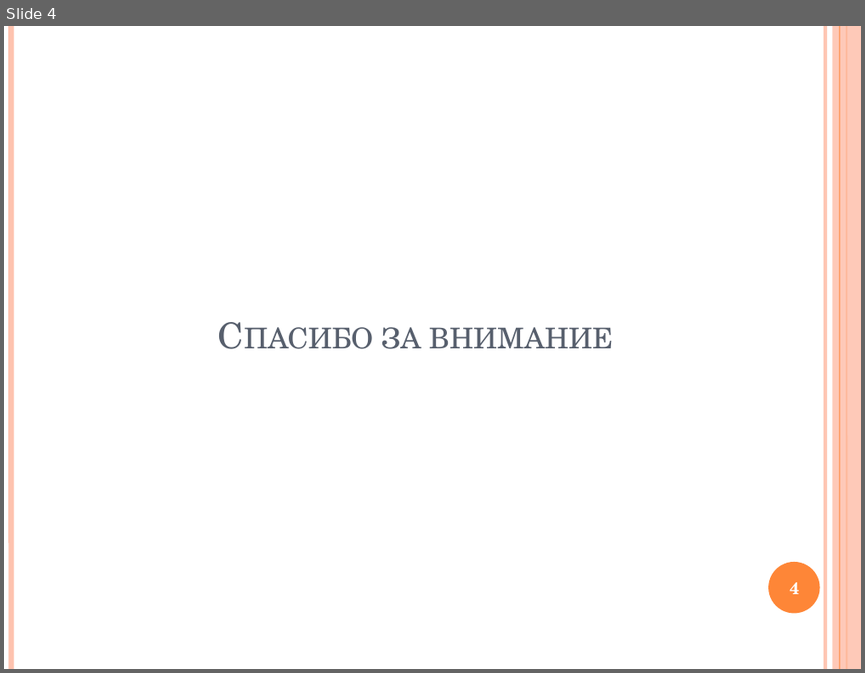
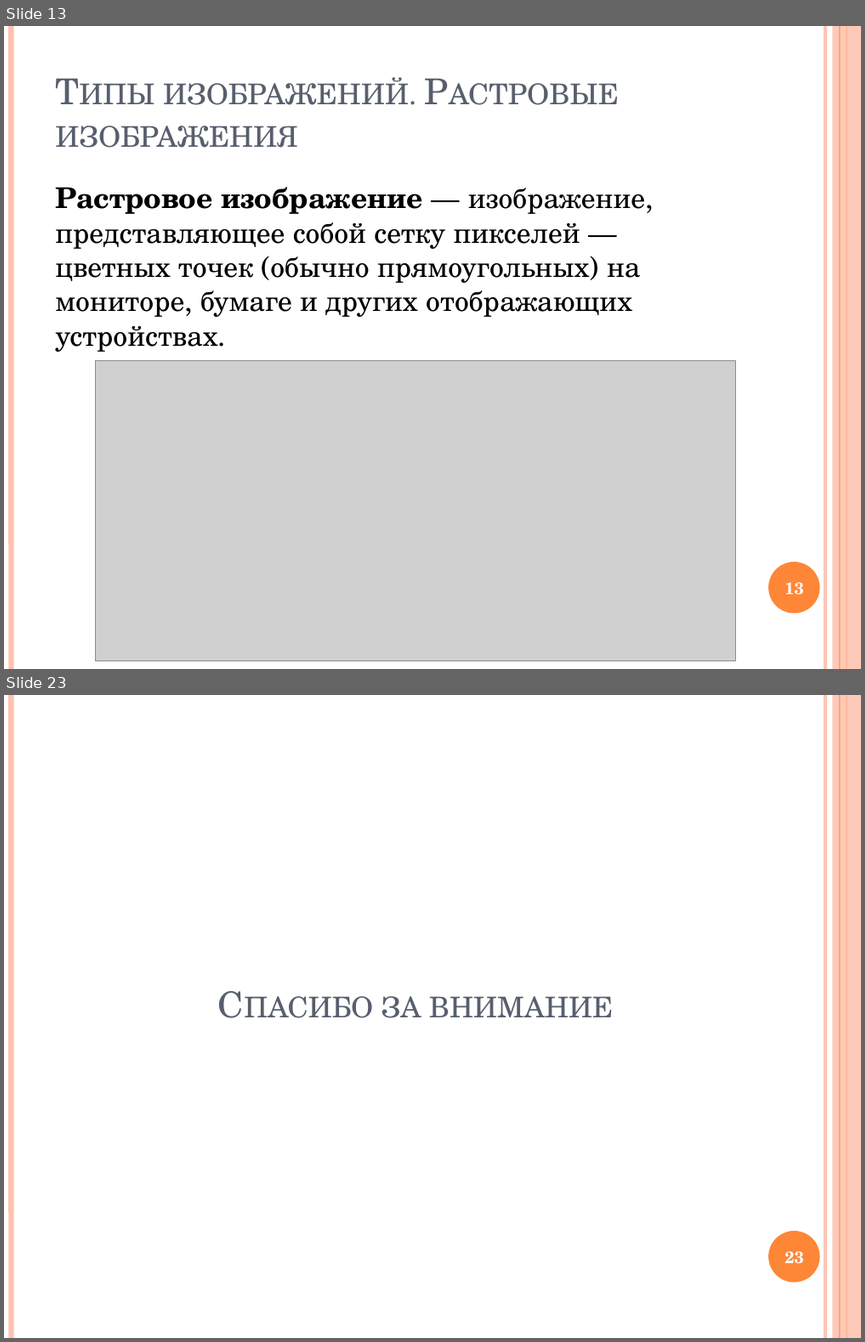
Before and after one commit to Kwentar/presentations, a slide deck: Image processing lessons/Lesson 1.pptx. Shown one above the other, each under a label of ours: slide 4 before the commit, slides 13 and 23 after it; the slides between them are not shown. The pictures are 865x673 and 865x1342 pixels, drawn with LibreOffice and Linux fonts; fonts in the diff are those of the drawing; grey boxes stand for pictures. Boxes give left, top, right and bottom in pixels: in the first picture for what was removed or moved away, otherwise in the second. Text is boxed around its words. In the diff, an @@ line names an element or a change of style, - is before the commit and + after.

```diff
--- a/Image processing lessons/Lesson 1.pptx
+++ b/Image processing lessons/Lesson 1.pptx
@@ slide 13 added at [4,26,861,669], background #FFFFFF; not listed: 6 template elements that a slide beside it also shows @@
@@ title added at [55,77,409,148], 30 pt, text #575F6D, small capitals @@
+Типы изображений. Растровые изображения
@@ text added at [55,187,645,352], 24 pt, text #000000 @@
+Растровое изображение — изображение, представляющее собой сетку пикселей — цветных точек (обычно прямоугольных) на мониторе, бумаге и других отображающих устройствах.
@@ picture added at [95,361,735,661] @@
@@ page number added at [784,582,804,595], 14 pt, text #FFFFFF, bold @@
+13
@@ what was slide 4 is now slide 23 @@
@@ page number at [784,1251,804,1264]: text changed @@
-4
+23
```
Also in this commit, not shown: 1 slide changed, 20 other slides added, 2 slides removed.
